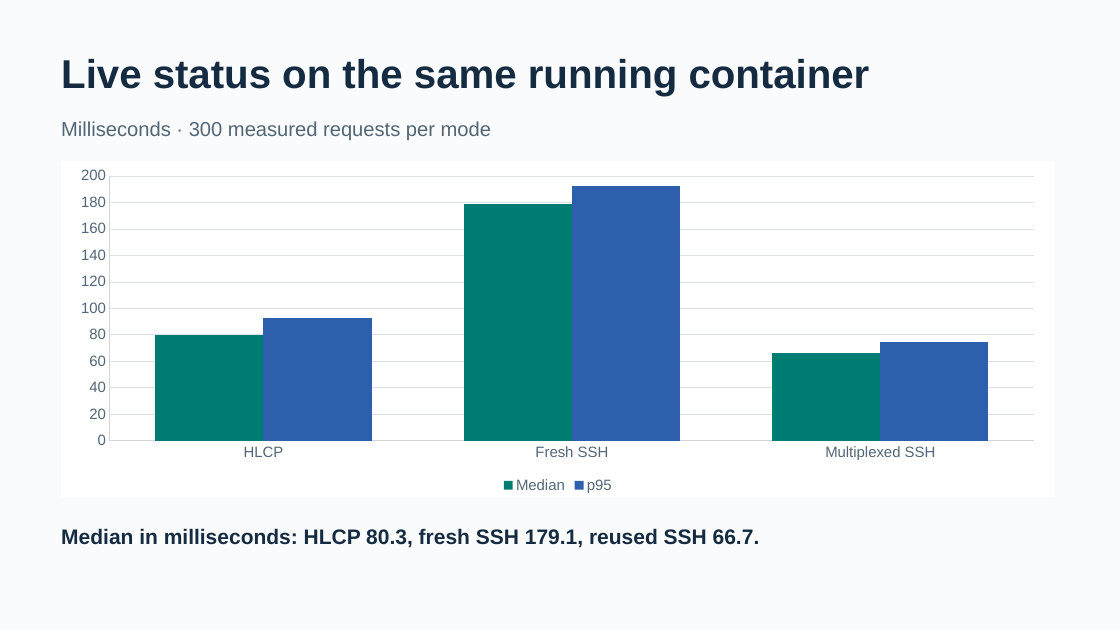
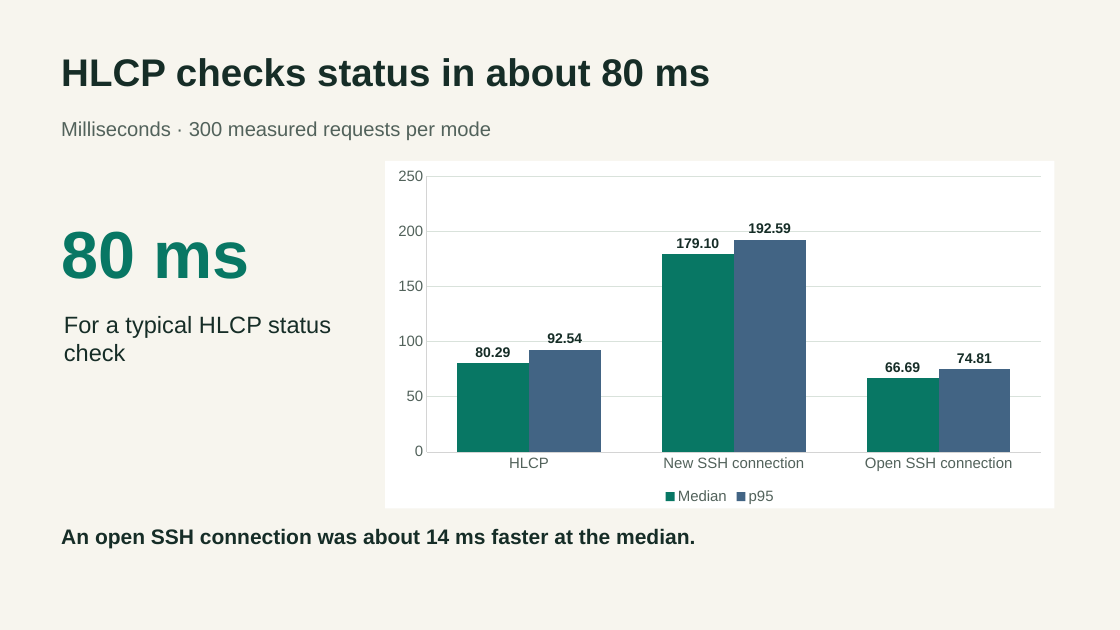
Before and after one commit to goffamartin/homelab-control-plane, a slide deck: slide 7 of evaluation/HLCP_final_results_EN.pptx. Drawn at 1120x630 pixels with LibreOffice and Linux fonts; fonts in the diff are those of the drawing. Boxes give left, top, right and bottom in pixels: in the first picture for what was removed or moved away, otherwise in the second. Text is boxed around its words. In the diff, an @@ line names an element or a change of style, - is before the commit and + after.

```diff
--- a/evaluation/HLCP_final_results_EN.pptx
+++ b/evaluation/HLCP_final_results_EN.pptx
@@ background #FAFBFC to #F7F5EE @@
@@ text at <box>61,58,711,87</box>: text changed; size 34.5 to 33 pt; text colour #152B42 to #162D27 @@
-Live status on the same running container
+HLCP checks status in about 80 ms
@@ text "Milliseconds · 300 measured requests ..." at <box>61,121,491,140</box>: text colour #526677 to #52625B @@
@@ column chart at <box>385,161,1054,509</box> @@
-categories: HLCP, Fresh SSH, Multiplexed SSH
+categories: HLCP, New SSH connection, Open SSH connection
-Median: 80, 179, 67
+Median: 80.29, 179.1, 66.69
@@ colour of Median #007D72 to #087764 @@
@@ data labels of Median added @@
-p95: 93, 193, 75
+p95: 92.54, 192.59, 74.81
@@ colour of p95 #2E5FAC to #426484 @@
@@ data labels of p95 added @@
@@ legend changed @@
@@ category axis changed @@
@@ value axis changed @@
@@ column chart: place and size @@
-column chart at <box>61,161,1054,497</box>
+column chart at <box>385,161,1054,509</box>
@@ text added at <box>61,231,250,279</box>, 57 pt, text #087764, bold @@
+80 ms
@@ text added at <box>64,316,331,362</box>, 20.2 pt, text #162D27 @@
+For a typical HLCP status check
@@ text at <box>61,528,695,548</box>: text changed; text colour #152B42 to #162D27 @@
-Median in milliseconds: HLCP 80.3, fresh SSH 179.1, reused SSH 66.7.
+An open SSH connection was about 14 ms faster at the median.
```
Also in this commit, not shown: 5 other slides changed, 7 slides added, 7 slides removed, 6 other files.
